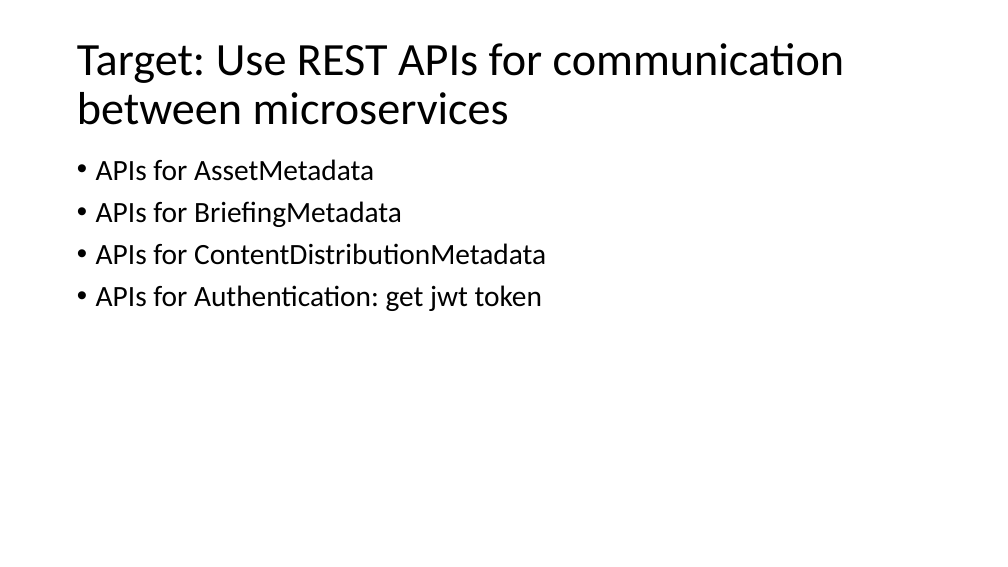
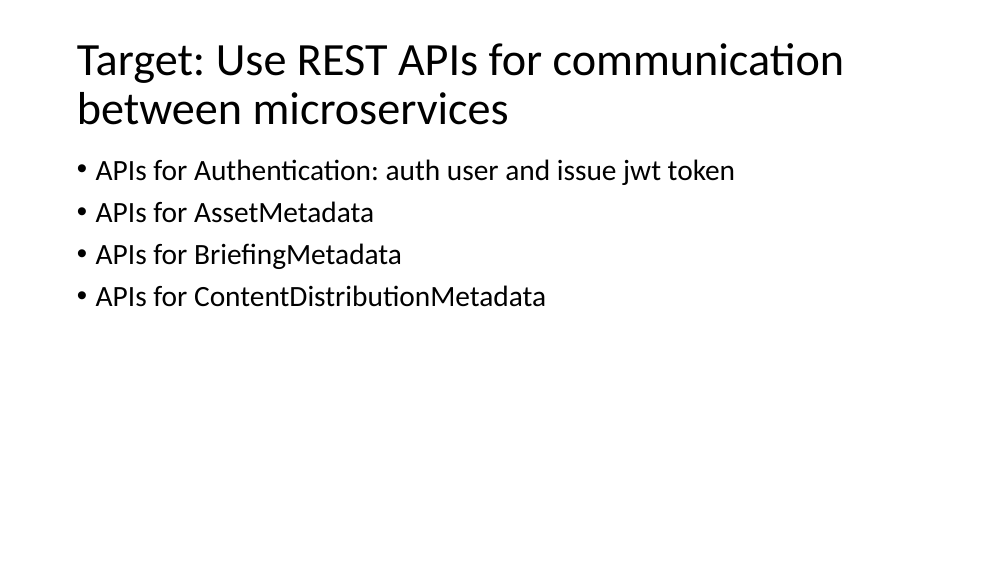
Before and after one commit to Lejuan60606/PlayGoodSolution, a slide deck: slide 7 of Presentation1.pptx (slide 2 before the commit). Drawn at 1008x567 pixels with LibreOffice and Linux fonts; fonts in the diff are those of the drawing. Boxes give left, top, right and bottom in pixels: in the first picture for what was removed or moved away, otherwise in the second. Text is boxed around its words. In the diff, an @@ line names an element or a change of style, - is before the commit and + after.

```diff
--- a/Presentation1.pptx
+++ b/Presentation1.pptx
@@ text at (x1=96, y1=159, x2=735, y2=185): paragraph added @@
+• APIs for Authentication: auth user and issue jwt token
@@ text at (x1=96, y1=285, x2=542, y2=311): paragraph removed @@
-• APIs for Authentication: get jwt token
```
Also in this commit, not shown: 2 other slides changed, 13 slides added.
